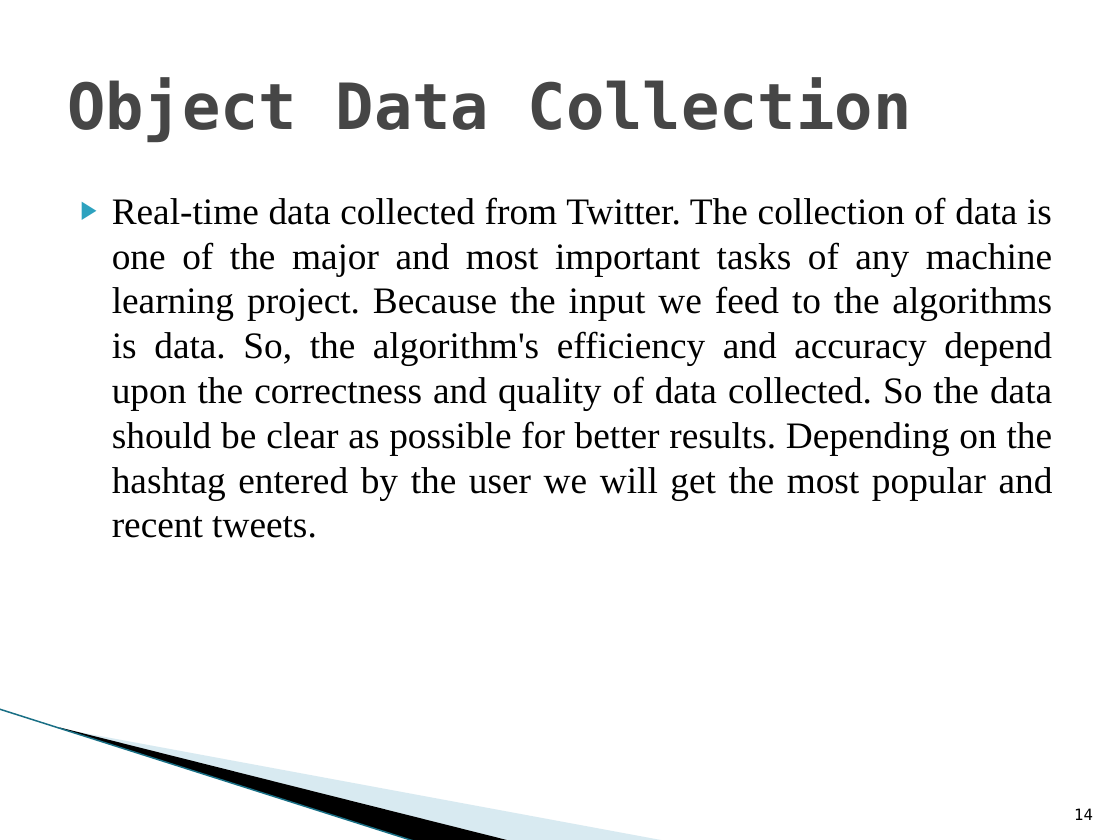
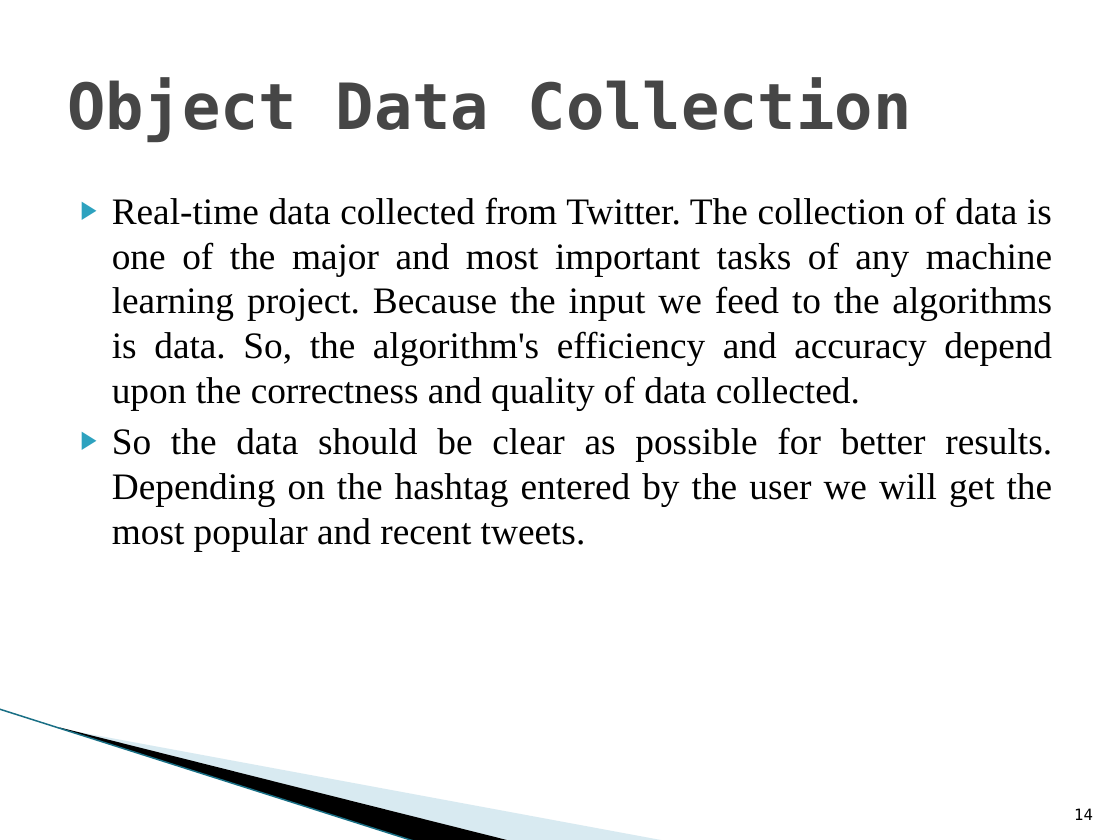
Before and after one commit to jjnanthakumar/D2-Twitter-Analysis-Project, a slide deck: slide 14 of Documents/D2_VIVA_FINAL_PPT.pptx. Drawn at 1120x840 pixels with LibreOffice and Linux fonts; fonts in the diff are those of the drawing; background and template pictures are left out. Boxes give left, top, right and bottom in pixels: in the first picture for what was removed or moved away, otherwise in the second. Text is boxed around its words. In the diff, an @@ line names an element or a change of style, - is before the commit and + after.

```diff
--- a/Documents/D2_VIVA_FINAL_PPT.pptx
+++ b/Documents/D2_VIVA_FINAL_PPT.pptx
@@ text at (112, 197, 1053, 551): text changed @@
-▶ Real-time data collected from Twitter. The collection of data is one of the major and most important tasks of any machine learning project. Because the input we feed to the algorithms is data. So, the algorithm's efficiency and accuracy depend upon the correctness and quality of data collected. So the data should be clear as possible for better results. Depending on the hashtag entered by the user we will get the most popular and recent tweets.
+▶ Real-time data collected from Twitter. The collection of data is one of the major and most important tasks of any machine learning project. Because the input we feed to the algorithms is data. So, the algorithm's efficiency and accuracy depend upon the correctness and quality of data collected.
+▶ So the data should be clear as possible for better results. Depending on the hashtag entered by the user we will get the most popular and recent tweets.
```
Also in this commit, not shown: 1 other slide changed, 3 other files.
